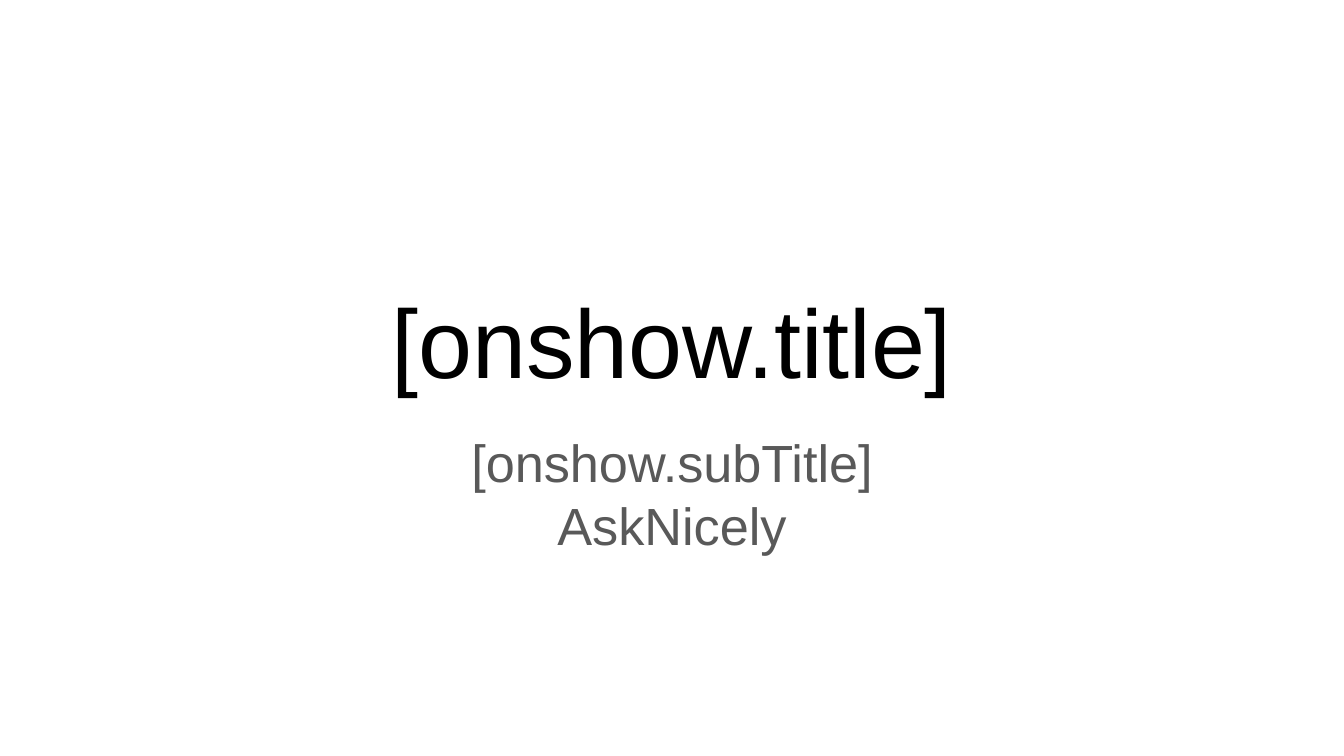
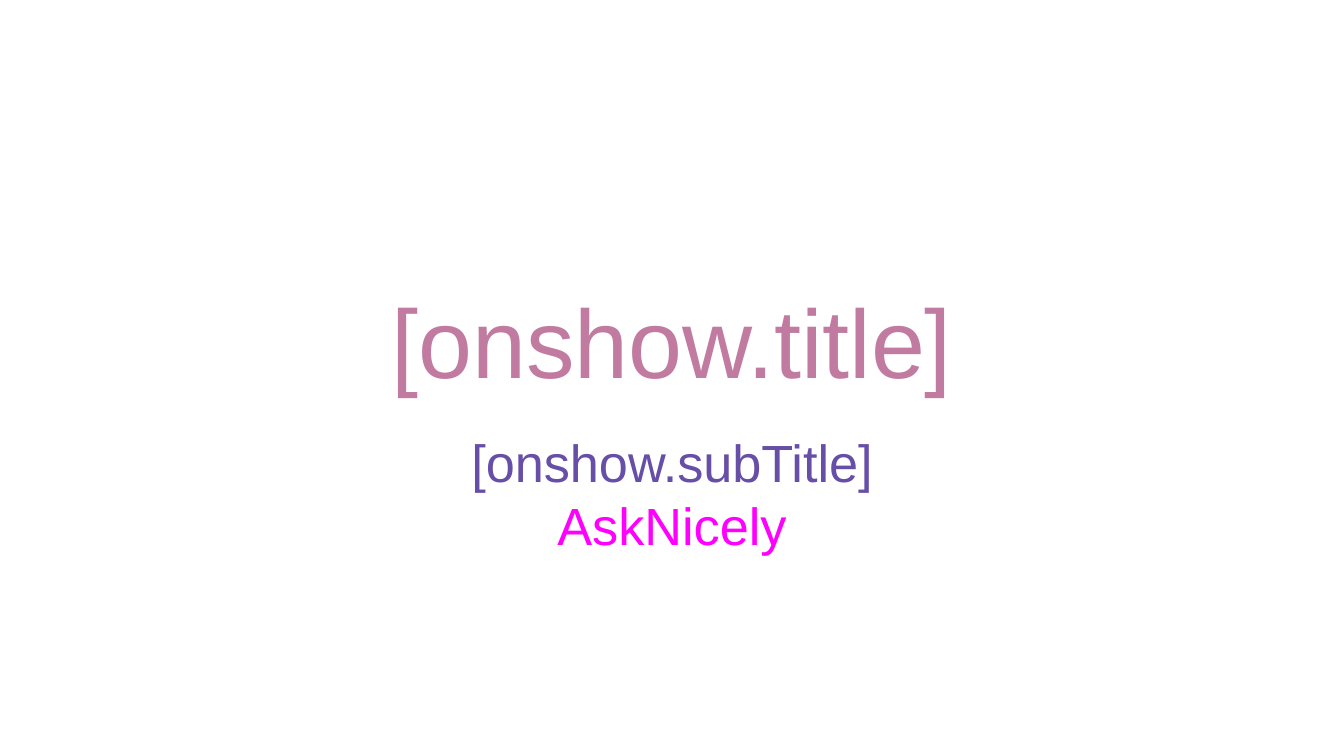
Before and after one commit to terenceybwong/ppt, a slide deck: slide 1 of data/template.pptx. Drawn at 1344x756 pixels with LibreOffice and Linux fonts; fonts in the diff are those of the drawing. Boxes give left, top, right and bottom in pixels: in the first picture for what was removed or moved away, otherwise in the second. Text is boxed around its words. In the diff, an @@ line names an element or a change of style, - is before the commit and + after.

Commit message:
Add colour to template

```diff
--- a/data/template.pptx
+++ b/data/template.pptx
@@ title "[onshow.title]" at (392,307,952,395): text colour #000000 to #C27BA0 @@
@@ subtitle "[onshow.subTitle]" at (471,444,872,555): text colour #595959 to #674EA7 in "[onshow.subTitle]"; text colour #595959 to #FF00FF in "AskNicely" @@
```
